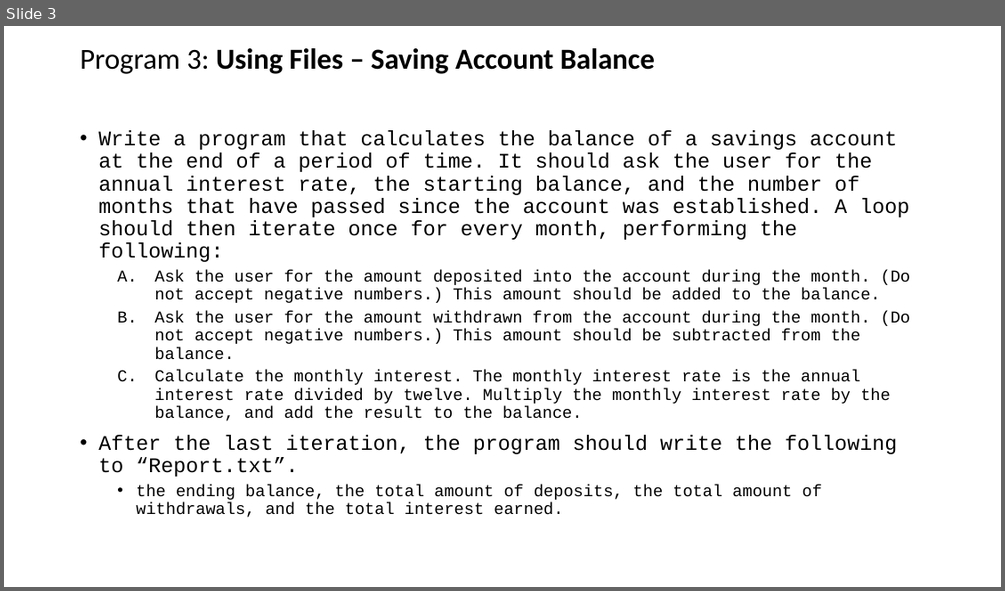
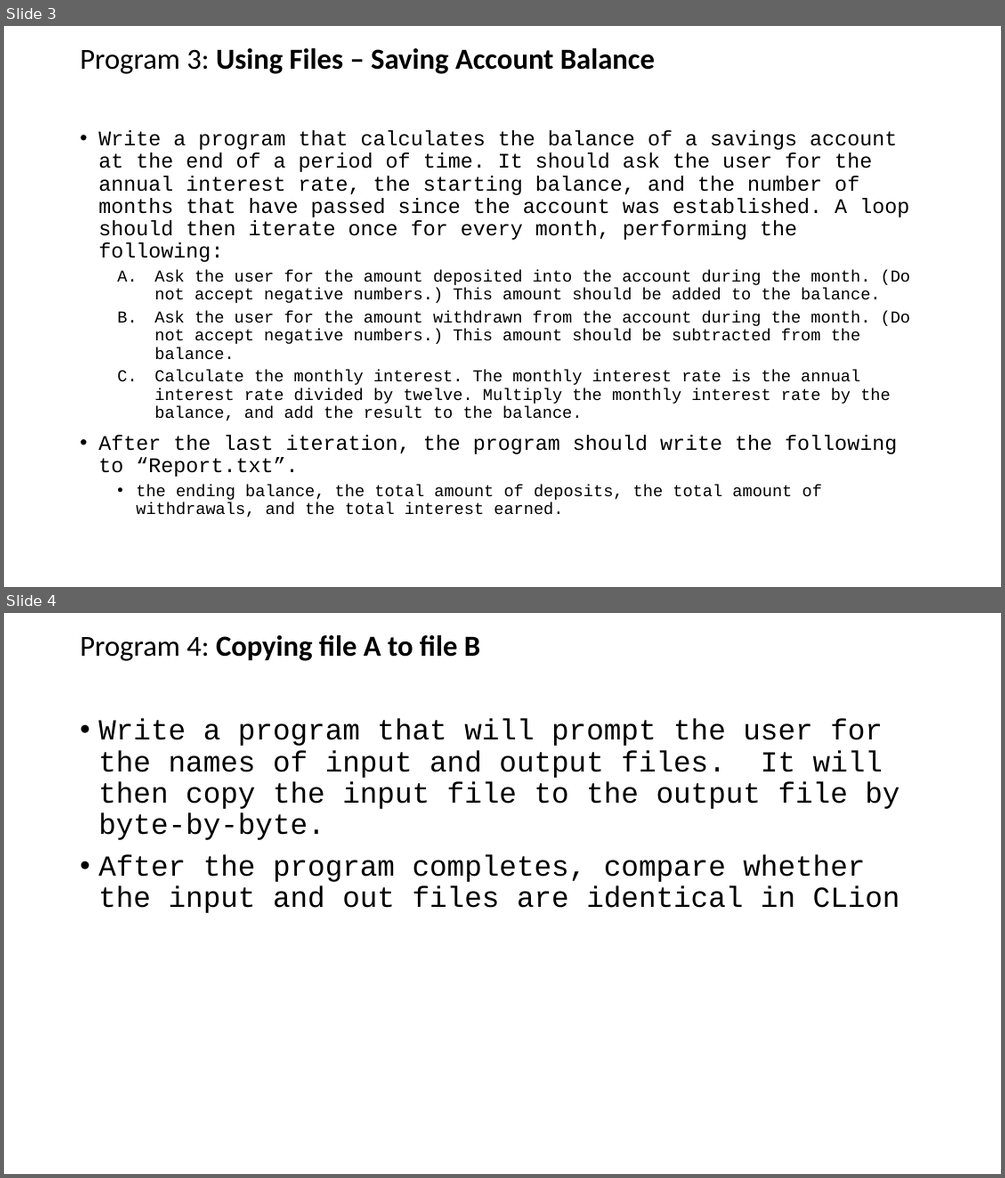
Before and after one commit to gangryunguh/cop3014-lab05-files, a slide deck: lab05-files.pptx. Shown one above the other, each under a label of ours: slide 3 before the commit, slides 3 and 4 after it. The pictures are 1005x591 and 1005x1178 pixels, drawn with LibreOffice and Linux fonts; fonts in the diff are those of the drawing. Boxes give left, top, right and bottom in pixels: in the first picture for what was removed or moved away, otherwise in the second. Text is boxed around its words. In the diff, an @@ line names an element or a change of style, - is before the commit and + after.

Commit message:
lab05 file exercises - file copy exercise being added

```diff
--- a/lab05-files.pptx
+++ b/lab05-files.pptx
@@ slide 4 added at (4, 613, 1001, 1174), background #FFFFFF @@
@@ text added at (80, 635, 900, 913), 28 pt, text #000000 @@
+Program 4: Copying file A to file B
+• Write a program that will prompt the user for the names of input and output files. It will then copy the input file to the output file by byte-by-byte.
+• After the program completes, compare whether the input and out files are identical in CLion
```
Also in this commit, not shown: 2 other files.
